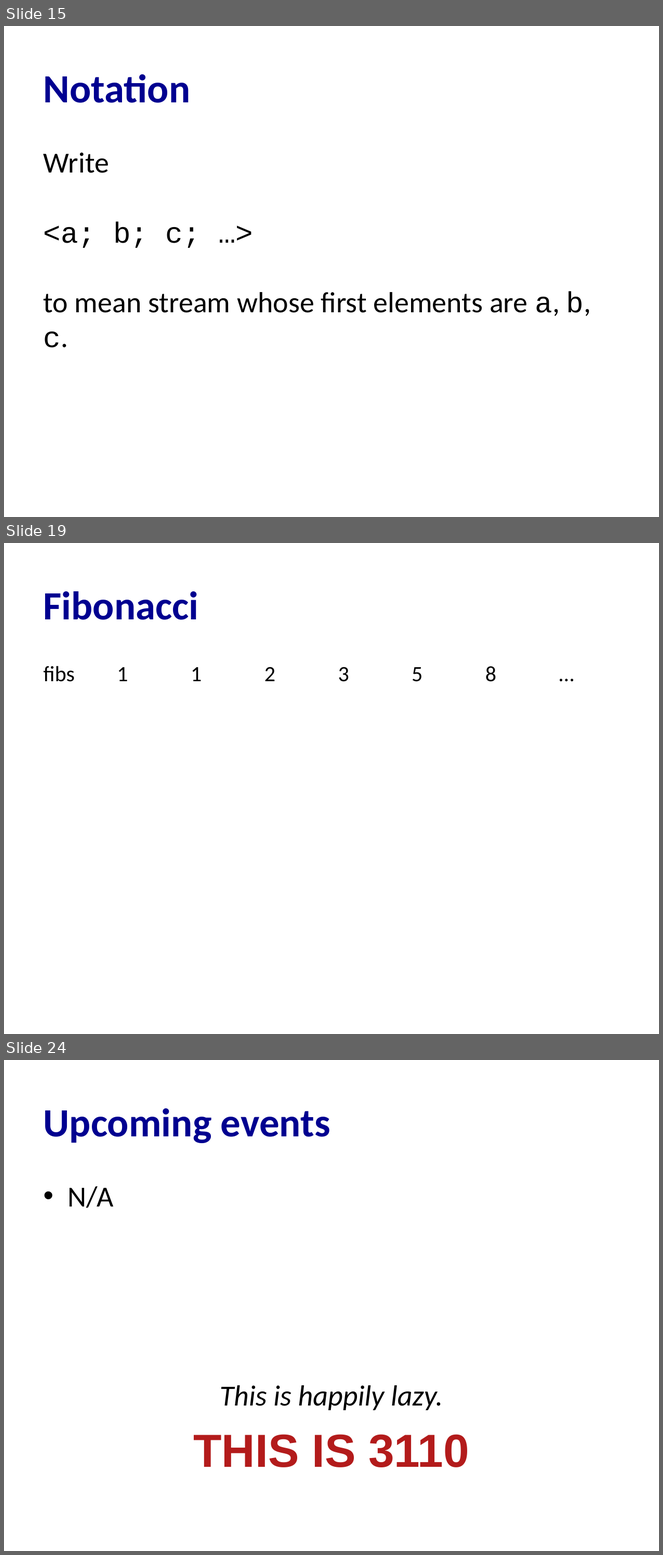
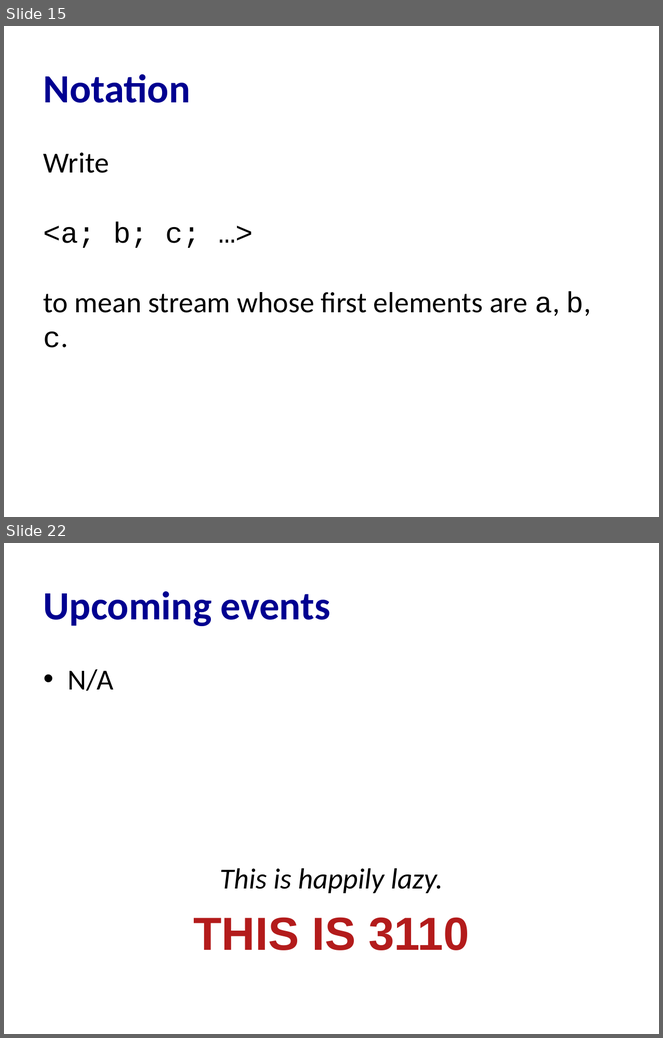
Before and after one commit to cs3110/materials-2019fa, a slide deck: 24-streams/lec.pptx. Shown one above the other, each under a label of ours: slides 15, 19 and 24 before the commit, slides 15 and 22 after it; the slides between them are not shown. The pictures are 663x1555 and 663x1038 pixels, drawn with LibreOffice and Linux fonts; fonts in the diff are those of the drawing. Boxes give left, top, right and bottom in pixels: in the first picture for what was removed or moved away, otherwise in the second. Text is boxed around its words. In the diff, an @@ line names an element or a change of style, - is before the commit and + after.

```diff
--- a/24-streams/lec.pptx
+++ b/24-streams/lec.pptx
@@ slide 19 removed at bbox=[4, 543, 659, 1034], background #FFFFFF @@
@@ title removed at bbox=[44, 591, 199, 620] @@
-Fibonacci
@@ table removed at bbox=[37, 657, 624, 691], 1 rows, 8 columns @@
-fibs | 1 | 1 | 2 | 3 | 5 | 8 | …
@@ what was slide 24 is now slide 22 @@
```
Also in this commit, not shown: 4 slides changed, 5 slides added, 6 other slides removed, 2 other files.
